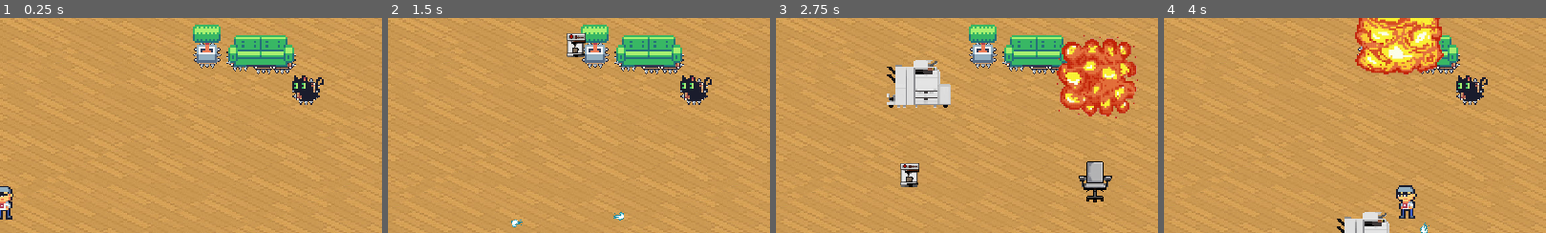
Above: before the commit, frames 1-4 (left to right).
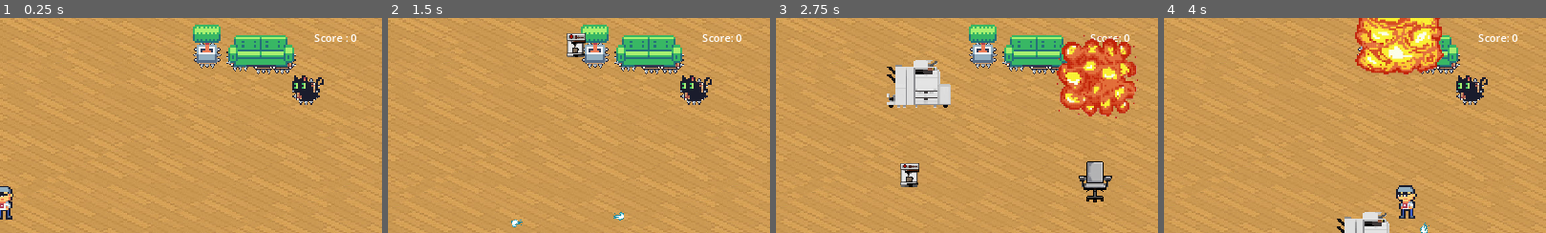
Above: after the commit, the same moments.

Repository: noahfraiture/undercoverUnicorns
Game: Godot game, scene res://level.tscn
Same seed, same stepped clock (60 frames per second), same inputs: the game is played once before the commit and once after it.
Inputs (mouse positions are % of the whole screen's width and height, from its top left):
- Up to frame 1 (0.25 s): no input
- Up to frame 2 (1.5 s): tap Enter (spawn) at 0.5 s; move the mouse to (72, 45) at 0.52 s; hold D (right) 0.53-1.28 s; hold Enter (spawn) 0.53-1.28 s; click (72, 45) at 0.67 s; move the mouse to (30, 55) at 1.27 s; hold S (down) from 1.28 s (still down); click (30, 55) at 1.35 s
- Up to frame 3 (2.75 s): tap Enter (spawn) at 1.55 s; move the mouse to (60, 28) at 2.02 s; release S (down) at 2.03 s; hold D (right) from 2.03 s (still down); hold Enter (spawn) from 2.03 s (still down)
- Up to frame 4 (4 s): move the mouse to (45, 70) at 2.77 s; release D (right) at 2.78 s; release Enter (spawn) at 2.78 s; hold W (up) 2.78-3.53 s; tap Enter (spawn) at 2.85, 3.8 s; click (45, 70) at 2.92 s; move the mouse to (80, 65) at 3.52 s; press the mouse at (80, 65) at 3.53 s; hold A (left) from 3.53 s (still down)
The pictures show only the part of the screen within x 50-100%, y 0-50%; the shares and areas given below are measured in that part.

The runs differ from the first frame. In frame 1, 0.2% of the frame differs, in the area x 82-94%, y 7-12%; in frame 2, 0.2%; in frame 3, 0.1%; in frame 4, 0.2%.

Commit message:
basic score

Diff:
--- /dev/null
+++ b/UnicornMiniGames/UnicornOffice_pyoupyou/ScoreLabel.gd
@@ -0,0 +1,8 @@
+extends Label
+
+var score = 0
+
+func _on_asteroid_destroyed(asteroid):
+	if(asteroid.is_destroyed == 1):
+		score += 1
+	text = "Score: %s" % score
--- a/UnicornMiniGames/UnicornOffice_pyoupyou/level.gd
+++ b/UnicornMiniGames/UnicornOffice_pyoupyou/level.gd
@@ -44,19 +44,17 @@
 	if asteroid.chosenSize == 1:
 		asteroid.scale = Vector2(1.8, 1.8)
 		asteroid.speed = 190.0
-	asteroid.destroyed.connect(_on_asteroid_destroyed.bind(asteroid))
+	asteroid.destroyed.connect($ScoreLabel._on_asteroid_destroyed.bind(asteroid))
 
 
 func _input(event):
 	if event.is_action_pressed("spawn"):
 		spawn_asteroid()
 
-func _on_asteroid_destroyed(asteroid):
-	pass # Calculer les points si asteroid.is_destroyed == 1.0
-
 func _on_spawn_timer_timeout():
 	spawn_asteroid()
 
 
 func _on_player_destroyed():
+	print("Good game : score %s" % $ScoreLabel.score)
 	get_tree().reload_current_scene() # Restart game
--- a/UnicornMiniGames/UnicornOffice_pyoupyou/level.tscn
+++ b/UnicornMiniGames/UnicornOffice_pyoupyou/level.tscn
@@ -10,6 +10,7 @@
 [ext_resource type="Texture2D" uid="uid://d1hrryw77knby" path="res://sprites/AspriteCdeLaMerde.PNG" id="8_op4u5"]
 [ext_resource type="PackedScene" uid="uid://byv7p71hj1wca" path="res://scenes/obstacles.tscn" id="9_lea3r"]
 [ext_resource type="AudioStream" uid="uid://fqto7l6qx5et" path="res://Audio/Reloaded Installer #3.mp3" id="10_usrio"]
+[ext_resource type="Script" path="res://ScoreLabel.gd" id="11_x5bf0"]
 
 [sub_resource type="TileSetAtlasSource" id="TileSetAtlasSource_bqfdx"]
 texture = ExtResource("8_op4u5")
@@ -2949,6 +2950,14 @@
 volume_db = -8.892
 autoplay = true
 
+[node name="ScoreLabel" type="Label" parent="."]
+offset_left = 1049.0
+offset_top = 19.0
+offset_right = 1151.0
+offset_bottom = 53.0
+text = "Score : 0"
+script = ExtResource("11_x5bf0")
+
 [connection signal="destroyed" from="Player" to="." method="_on_player_destroyed"]
 [connection signal="projectile_fire" from="Player" to="projectile_factory" method="spawn_projectile"]
 [connection signal="timeout" from="SpawnTimer" to="." method="_on_spawn_timer_timeout"]
Not shown: 1 places in UnicornMiniGames/UnicornOffice_pyoupyou/level.tscn that only renumber resources
